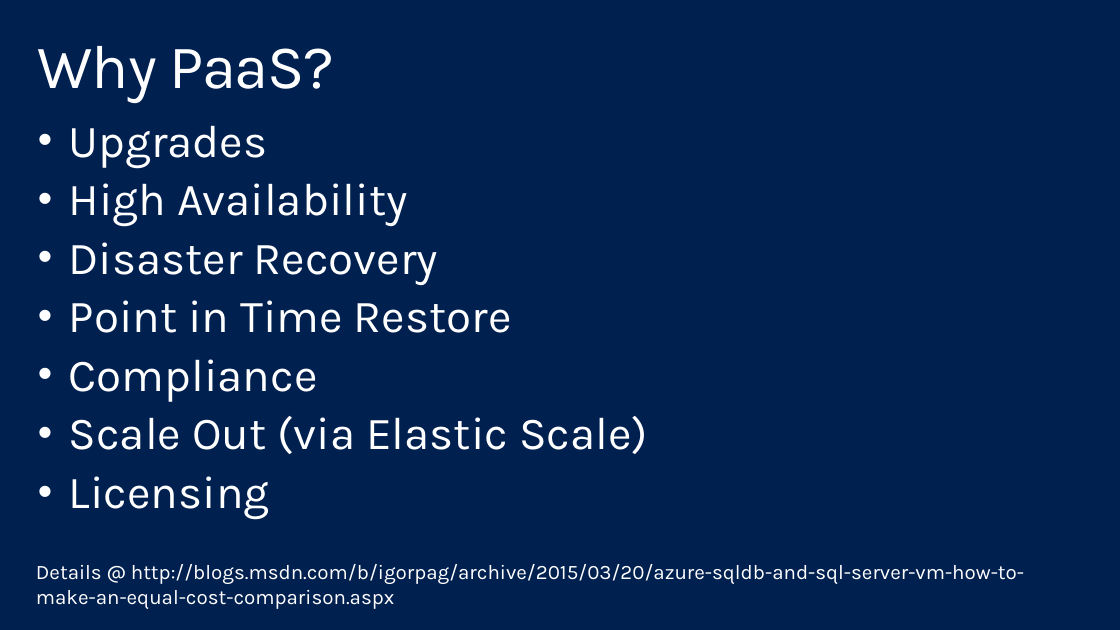
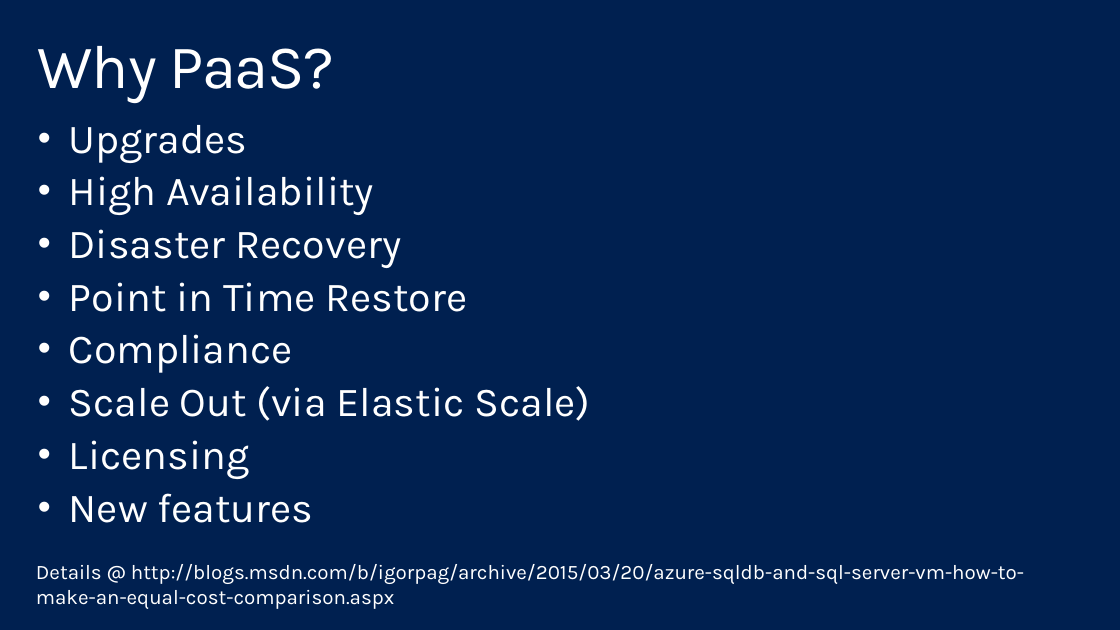
Before and after one commit to shawnweisfeld/20151117_SQLRelationalCloud, a slide deck: slide 16 of Putting Your Relational Data in the Cloud.pptx. Drawn at 1120x630 pixels with LibreOffice and Linux fonts; fonts in the diff are those of the drawing; background and template pictures are left out. Boxes give left, top, right and bottom in pixels: in the first picture for what was removed or moved away, otherwise in the second. Text is boxed around its words. In the diff, an @@ line names an element or a change of style, - is before the commit and + after.

Commit message:
added features

```diff
--- a/Putting Your Relational Data in the Cloud.pptx
+++ b/Putting Your Relational Data in the Cloud.pptx
@@ text at [69,125,590,479]: size 40 to 36 pt @@
@@ text at [69,493,314,523]: paragraph added @@
+• New features
```
